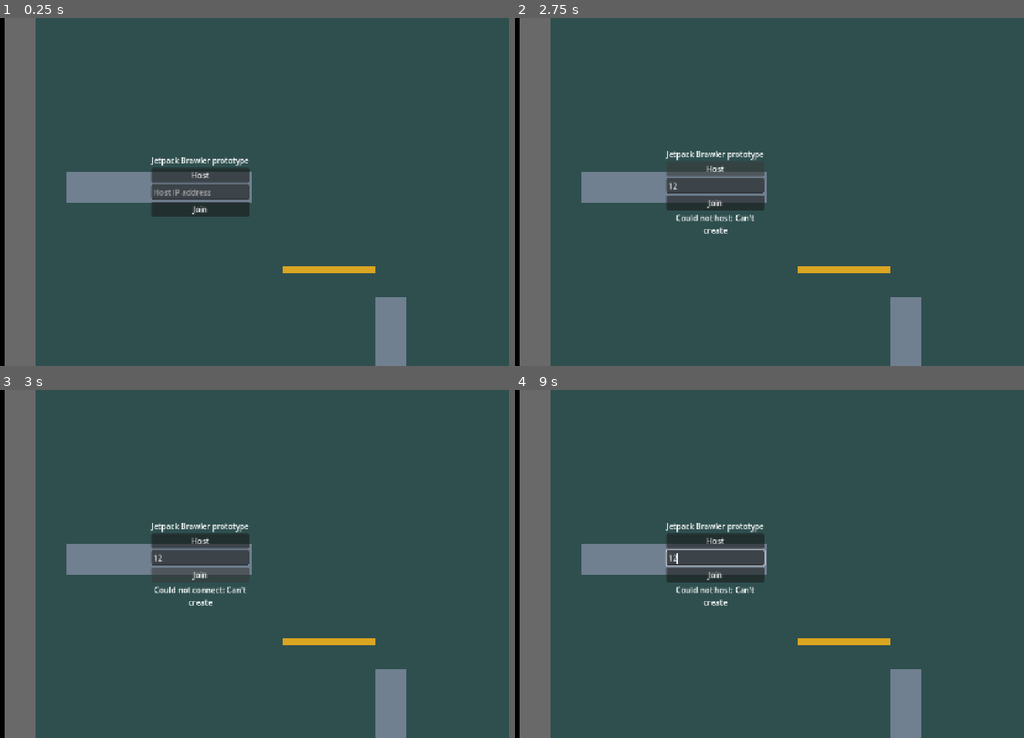
Above: before the commit, frames 1-4 (two rows, left to right).
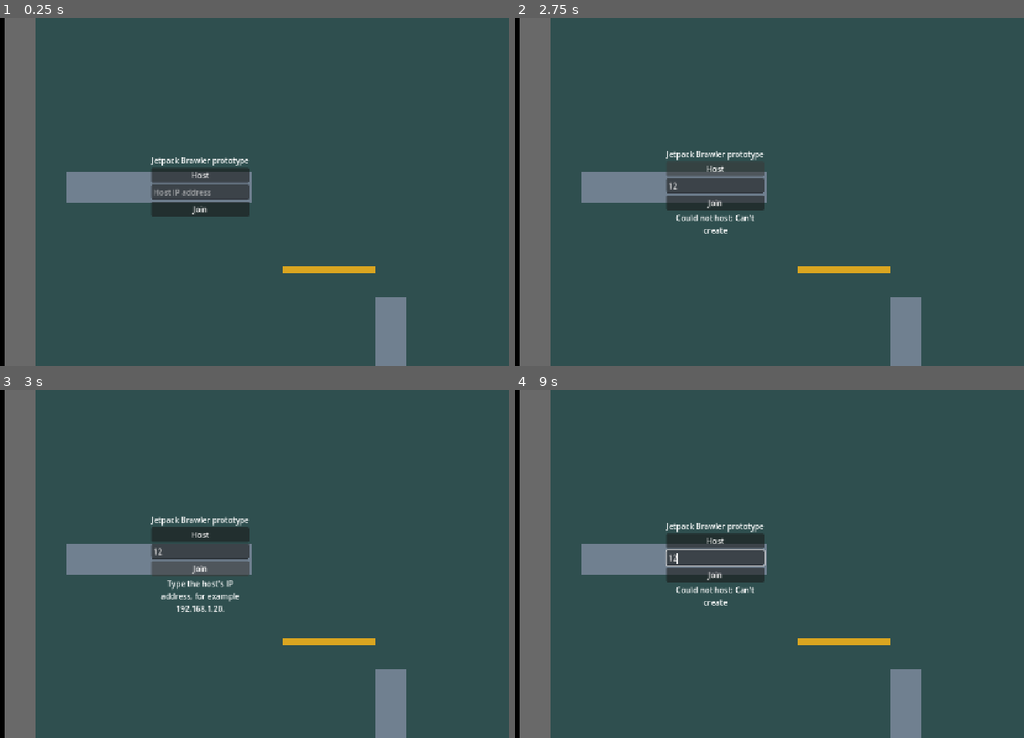
Above: after the commit, the same moments.

Repository: Rahulreddy-23/JetPack-Brawler
Game: Godot game, scene res://scenes/main.tscn
Same seed, same stepped clock (60 frames per second), same inputs: the game is played once before the commit and once after it.
Inputs (mouse positions are in pixels of both pictures, inside the frame that each line leads up to):
- Up to frame 1 (0.25 s): no input
- Up to frame 2 (2.75 s): click (713, 192) at 0.52 s; type "12" at 0.6 s; click "Host" at 1.25 s; click "Host" at 2 s
- Up to frame 3 (3 s): click "Join" at 2.75 s
- Up to frame 4 (9 s): click "Host" at 3.5 s; move the mouse to (850, 546) at 4.27 s; hold D (move_right, bound only after the commit) 4.28-5 s; tap one key every 1.5 s from 4.35 s: 1 3 5 1; click (850, 546) at 4.42 s; drag from (591, 581) to (682, 633) at 5.02 s; move the mouse to (774, 487) at 5.77 s; hold D (move_right, bound only after the commit) 5.78-6.5 s; drag from (682, 633) to (530, 511) at 6.52 s; move the mouse to (901, 616) at 7.27 s; hold A (move_left, bound only after the commit) 7.28-8 s; drag from (530, 511) to (621, 477) at 8.02 s; move the mouse to (744, 564) at 8.77 s; hold S (move_down, bound only after the commit) from 8.78 s (still down); click (744, 564) at 8.92 s

Frames 1-2 are identical in both runs. In frame 3, 2.0% of the frame differs, in the area x 29-50%, y 36-64%; in frame 4, nothing differs.

Commit message:
Fix touch, session and menu defects accepted from the geminiceo audit
- Touch controls release every finger and action when the app loses focus
  or pauses; before, the move stick stayed held and the next touch drove
  the wrong stick.
- Touch controls are hidden on the menu and shown only during a session.
- A drag from an untracked finger no longer republishes input.
- The player limit counts accepted peers, so a fifth player who is being
  turned away cannot block a real one.
- A stale bot's exit can no longer unregister its replacement.
- host() and join() refuse to run while a session is active.
- The join address must be a valid IP address, with a length limit.
- The host turns off client-to-client relaying.
- The HUD and touch overlay redraw only when their state changes.

Each fix has a test that failed before it. Reviewed by the Opus reviewer:
approved, no blocking findings. Not tested on a phone.

Co-Authored-By: Claude Fable 5.2 <noreply@anthropic.com>

Diff:
--- a/scripts/game/main.gd
+++ b/scripts/game/main.gd
@@ -10,6 +10,7 @@
 var _probe: SmokeProbe = null
 var _role: String = "menu"
 var _joined_text: String = ""
+var _touch_capable: bool = false
 
 @onready var _session: Session = $Session as Session
 @onready var _spawner: BotSpawner = $BotSpawner as BotSpawner
@@ -25,7 +26,8 @@
 		push_error("netfox tickrate %d differs from config tick_rate %d" % [NetworkTime.tickrate, _cfg.tick_rate])
 
 	_touch.use_mouse = _args.touch_ui
-	_touch.visible = _args.touch_ui or DisplayServer.is_touchscreen_available()
+	_touch_capable = _args.touch_ui or DisplayServer.is_touchscreen_available()
+	_touch.visible = false
 	_spawner.autopilot = _args.autopilot
 	_spawner.bot_spawned.connect(_on_bot_spawned)
 	_session.ended.connect(_on_session_ended)
@@ -68,20 +70,24 @@
 		_menu.show_menu("Could not host: %s" % error_string(err))
 		return
 	_role = "host"
+	_touch.visible = _touch_capable
 	var addresses: PackedStringArray = Session.local_ipv4_addresses()
 	var text: String = "Hosting on %s port %d" % [", ".join(addresses) if not addresses.is_empty() else "no network address found", _port()]
 	_menu.show_session(text)
 	print("LISTENING port=%d" % _port())
 
 func _on_join(address: String) -> void:
-	if address.is_empty():
-		_menu.show_menu("Type the host's IP address first.")
+	address = address.strip_edges()
+	# A name would make ENet look it up, which blocks the game while offline.
+	if not address.is_valid_ip_address():
+		_menu.show_menu("Type the host's IP address, for example 192.168.1.20.")
 		return
 	var err: Error = _session.join(address, _port())
 	if err != OK:
 		_menu.show_menu("Could not connect: %s" % error_string(err))
 		return
 	_role = "client"
+	_touch.visible = _touch_capable
 	_joined_text = "Joined %s port %d" % [address, _port()]
 	_menu.show_session("Connecting to %s port %d..." % [address, _port()])
 
@@ -99,6 +105,7 @@
 	_hud.bot = null
 	_joined_text = ""
 	_role = "menu"
+	_touch.visible = false
 	_menu.show_menu(message)
 
 func _on_bot_spawned(bot: Bot) -> void:
--- a/scripts/net/bot_spawner.gd
+++ b/scripts/net/bot_spawner.gd
@@ -85,9 +85,11 @@
 	input.autopilot = autopilot and peer_id == multiplayer.get_unique_id()
 	input.autopilot_delay_ticks = _cfg.tick_rate
 	_bots[peer_id] = bot
-	bot.tree_exited.connect(_on_bot_exited.bind(peer_id))
+	bot.tree_exited.connect(_on_bot_exited.bind(bot, peer_id))
 	bot_spawned.emit(bot)
 	return bot
 
-func _on_bot_exited(peer_id: int) -> void:
-	_bots.erase(peer_id)
+# A replaced bot may exit after its replacement is registered; leave that one alone.
+func _on_bot_exited(bot: Bot, peer_id: int) -> void:
+	if _bots.get(peer_id) == bot:
+		_bots.erase(peer_id)
--- a/scripts/net/session.gd
+++ b/scripts/net/session.gd
@@ -13,11 +13,14 @@
 
 var _active: bool = false
 var _reason: String = ""
+## Peers the server let in. A peer being turned away is connected but not in here.
+var _accepted: Dictionary[int, bool] = {}
 var _cfg: TuningConfig = TuningConfig.get_default()
 
 func _ready() -> void:
 	multiplayer.connection_failed.connect(_on_connection_failed)
 	multiplayer.server_disconnected.connect(_on_server_disconnected)
+	multiplayer.peer_disconnected.connect(func(id: int) -> void: _accepted.erase(id))
 	NetworkEvents.on_peer_join.connect(_on_peer_join)
 
 ## True while hosting or connected.
@@ -27,17 +30,23 @@
 ## Start a host. max_players counts the host itself. One spare slot lets a
 ## player past the limit connect long enough to be told the match is full.
 func host(port: int, max_players: int) -> Error:
+	if _active:
+		return ERR_ALREADY_IN_USE
 	var peer: ENetMultiplayerPeer = ENetMultiplayerPeer.new()
 	var err: Error = peer.create_server(port, max_players - 1 + _cfg.spare_connection_slots)
 	if err != OK:
 		return err
 	multiplayer.multiplayer_peer = peer
+	# Clients may only talk to the server, never directly to each other.
+	(multiplayer as SceneMultiplayer).server_relay = false
 	_active = true
 	_reason = ""
 	return OK
 
 ## Connect to a host at a typed IP address.
 func join(address: String, port: int) -> Error:
+	if _active:
+		return ERR_ALREADY_IN_USE
 	var peer: ENetMultiplayerPeer = ENetMultiplayerPeer.new()
 	var err: Error = peer.create_client(address, port)
 	if err != OK:
@@ -55,6 +64,7 @@
 	if multiplayer.multiplayer_peer != null:
 		multiplayer.multiplayer_peer.close()
 	multiplayer.multiplayer_peer = OfflineMultiplayerPeer.new()
+	_accepted.clear()
 	_active = false
 
 ## Non-loopback IPv4 addresses of this machine, for the host screen.
@@ -65,12 +75,12 @@
 			result.append(address)
 	return result
 
-# Server only. Every connected peer counts, including ones still syncing their
-# clock, plus the host's own bot.
+# Server only. Every accepted peer counts, including ones still syncing their
+# clock, plus the host's own bot and the newcomer. Peers being turned away do not.
 func _on_peer_join(id: int) -> void:
 	if not multiplayer.is_server():
 		return
-	if multiplayer.get_peers().size() + 1 > _cfg.max_players:
+	if _accepted.size() + 2 > _cfg.max_players:
 		_match_full.rpc_id(id)
 		# ENet drops packets still queued for a peer when it is disconnected, so
 		# give the notice time to leave first.
@@ -78,6 +88,7 @@
 		if multiplayer.get_peers().has(id):
 			multiplayer.multiplayer_peer.disconnect_peer(id)
 		return
+	_accepted[id] = true
 	peer_accepted.emit(id)
 
 # Only the server (this node's authority) may call this; clients just receive it.
--- a/scripts/ui/hud.gd
+++ b/scripts/ui/hud.gd
@@ -6,13 +6,24 @@
 var bot: Bot = null
 
 var _cfg: TuningConfig = TuningConfig.get_default()
+var _drawn_has_bot: bool = false
+var _drawn_fuel: float = 0.0
+var _drawn_dash_ready: bool = false
 
 func _ready() -> void:
 	set_anchors_and_offsets_preset(Control.PRESET_FULL_RECT)
 	mouse_filter = Control.MOUSE_FILTER_IGNORE
 
 func _process(_delta: float) -> void:
-	queue_redraw()
+	# Redraw only when something the HUD shows has changed.
+	var has_bot: bool = bot != null and is_instance_valid(bot)
+	var fuel: float = bot.fuel_fraction() if has_bot else 0.0
+	var dash_ready: bool = bot.is_dash_ready() if has_bot else false
+	if has_bot != _drawn_has_bot or fuel != _drawn_fuel or dash_ready != _drawn_dash_ready:
+		_drawn_has_bot = has_bot
+		_drawn_fuel = fuel
+		_drawn_dash_ready = dash_ready
+		queue_redraw()
 
 func _draw() -> void:
 	if bot == null or not is_instance_valid(bot):
--- a/scripts/ui/menu.gd
+++ b/scripts/ui/menu.gd
@@ -6,6 +6,9 @@
 signal host_pressed
 signal join_pressed(address: String)
 signal leave_pressed
+
+## Longest IP literal: a full IPv6 address is 39 characters, 45 with an embedded IPv4 tail.
+const ADDRESS_MAX_LENGTH: int = 45
 
 var _form: VBoxContainer
 var _message: Label
@@ -51,6 +54,7 @@
 
 	_address_field = LineEdit.new()
 	_address_field.placeholder_text = "Host IP address"
+	_address_field.max_length = ADDRESS_MAX_LENGTH
 	_address_field.virtual_keyboard_type = LineEdit.KEYBOARD_TYPE_URL
 	_address_field.gui_input.connect(_on_address_input)
 	_form.add_child(_address_field)
--- a/scripts/ui/touch_controls.gd
+++ b/scripts/ui/touch_controls.gd
@@ -22,9 +22,17 @@
 		return ((position - origin) / radius).limit_length(1.0) if finger != -1 else Vector2.ZERO
 
 func _ready() -> void:
+	# The actions must exist before any touch, and no bot has registered them yet on the menu.
+	InputActions.ensure_registered()
 	set_anchors_and_offsets_preset(Control.PRESET_FULL_RECT)
 	mouse_filter = Control.MOUSE_FILTER_IGNORE
 	visibility_changed.connect(_on_visibility_changed)
+	resized.connect(queue_redraw)
+
+func _notification(what: int) -> void:
+	# A finger lifted while the app is in the background never sends its release.
+	if what == NOTIFICATION_APPLICATION_FOCUS_OUT or what == NOTIFICATION_APPLICATION_PAUSED:
+		_release_all()
 
 func _input(event: InputEvent) -> void:
 	if not is_visible_in_tree():
@@ -41,9 +49,6 @@
 			_touch(0, button.position, button.pressed)
 	elif use_mouse and event is InputEventMouseMotion:
 		_drag(0, (event as InputEventMouseMotion).position)
-
-func _process(_delta: float) -> void:
-	queue_redraw()
 
 func _draw() -> void:
 	var fill: Color = Color(Color.WHITE, _cfg.overlay_alpha / 2.0)
@@ -90,13 +95,17 @@
 		if index == _aim.finger:
 			_aim.finger = -1
 			_publish()
+	queue_redraw()
 
 func _drag(index: int, pos: Vector2) -> void:
 	if index == _move.finger:
 		_move.position = pos
 	elif index == _aim.finger:
 		_aim.position = pos
+	else:
+		return
 	_publish()
+	queue_redraw()
 
 func _publish() -> void:
 	_set_axis(InputActions.MOVE_LEFT, InputActions.MOVE_RIGHT, InputActions.MOVE_UP, InputActions.MOVE_DOWN, _move.value(_cfg.stick_radius_px))
@@ -116,8 +125,12 @@
 
 func _on_visibility_changed() -> void:
 	if not is_visible_in_tree():
-		_move.finger = -1
-		_aim.finger = -1
-		_dash_finger = -1
-		_publish()
-		Input.action_release(InputActions.DASH)
+		_release_all()
+
+func _release_all() -> void:
+	_move.finger = -1
+	_aim.finger = -1
+	_dash_finger = -1
+	_publish()
+	Input.action_release(InputActions.DASH)
+	queue_redraw()
--- /dev/null
+++ b/tests/test_bot_spawner_exit.gd
@@ -0,0 +1,37 @@
+extends Node
+## A stale bot's exit must not unregister its replacement.
+## Run after importing: godot --headless res://tests/test_bot_spawner_exit.tscn
+
+func _ready() -> void:
+	_run.call_deferred()
+
+func _run() -> void:
+	var spawner: BotSpawner = BotSpawner.new()
+	spawner.bot_scene = load("res://scenes/bot.tscn") as PackedScene
+	spawner.layout = load("res://config/smelter.tres") as ArenaLayout
+	get_tree().root.add_child(spawner)
+	await get_tree().process_frame
+	var old_bot: Bot = spawner._spawn_bot({"peer_id": 1, "slot": 0}) as Bot
+	get_tree().root.add_child(old_bot)
+	var new_bot: Bot = spawner._spawn_bot({"peer_id": 1, "slot": 0}) as Bot
+	get_tree().root.add_child(new_bot)
+	await get_tree().process_frame
+	var failed: bool = false
+	if spawner.get_bots().get(1) != new_bot:
+		print("FAIL replacement is not the registered bot")
+		failed = true
+	old_bot.free()
+	await get_tree().process_frame
+	if spawner.get_bots().get(1) != new_bot:
+		print("FAIL the old bot's exit unregistered its replacement")
+		failed = true
+	else:
+		print("PASS replacement still registered after the old bot was freed")
+	new_bot.free()
+	await get_tree().process_frame
+	if spawner.get_bots().has(1):
+		print("FAIL the current bot's exit did not unregister it")
+		failed = true
+	else:
+		print("PASS the current bot's exit unregisters it")
+	get_tree().quit(1 if failed else 0)
--- /dev/null
+++ b/tests/test_bot_spawner_exit.tscn
@@ -0,0 +1,6 @@
+[gd_scene format=3]
+
+[ext_resource type="Script" path="res://tests/test_bot_spawner_exit.gd" id="1"]
+
+[node name="Test" type="Node"]
+script = ExtResource("1")
--- /dev/null
+++ b/tests/test_main_touch.gd
@@ -0,0 +1,44 @@
+extends Node
+## Main: touch controls are hidden on the menu and shown only while a session runs;
+## the join address must be an IP address.
+## Run: godot --headless res://tests/test_main_touch.tscn -- --touch-ui --port=N
+
+var _failed: bool = false
+
+func _ready() -> void:
+	_run.call_deferred()
+
+func _check(ok: bool, label: String) -> void:
+	print(("PASS " if ok else "FAIL ") + label)
+	if not ok:
+		_failed = true
+
+func _run() -> void:
+	var main: Main = (load("res://scenes/main.tscn") as PackedScene).instantiate() as Main
+	get_tree().root.add_child(main)
+	await get_tree().process_frame
+	await get_tree().process_frame
+	var touch: TouchControls = main.get_node("TouchLayer/Touch") as TouchControls
+	var session: Session = main.get_node("Session") as Session
+	var menu: Menu = main.get_node("MenuLayer/Menu") as Menu
+
+	_check(not touch.visible, "touch controls hidden on the menu")
+	_check(menu._address_field.max_length >= 39, "address field fits an IPv6 literal")
+
+	for bad: String in ["", "   ", "localhost", "host.example.com", "192.168.1"]:
+		menu.show_menu("")
+		main._on_join(bad)
+		_check(not session.is_active() and session.multiplayer.multiplayer_peer is OfflineMultiplayerPeer, "no connection attempt for '%s'" % bad)
+		_check(not menu._message.text.is_empty(), "message shown for '%s'" % bad)
+		_check(not touch.visible, "touch controls still hidden after refused '%s'" % bad)
+
+	main._on_join("  127.0.0.1 ")
+	_check(session.is_active(), "valid IPv4 address is passed to join")
+	main._on_leave()
+	_check(not session.is_active(), "left")
+
+	main._on_host()
+	_check(touch.visible, "touch controls shown after Host")
+	main._on_leave()
+	_check(not touch.visible, "touch controls hidden after Leave")
+	get_tree().quit(1 if _failed else 0)
--- /dev/null
+++ b/tests/test_main_touch.tscn
@@ -0,0 +1,6 @@
+[gd_scene format=3]
+
+[ext_resource type="Script" path="res://tests/test_main_touch.gd" id="1"]
+
+[node name="Test" type="Node"]
+script = ExtResource("1")
--- /dev/null
+++ b/tests/test_relay.gd
@@ -0,0 +1,47 @@
+extends Node
+## Used by tests/net_relay.sh: a client must not be able to send an RPC to another client.
+##   -- --role=host --port=N                  : host, print every ping that arrives
+##   -- --role=target --port=N                : join, print its own id, print every ping that arrives
+##   -- --role=sender --port=N --target=ID    : join, ping the host (control) and the target client
+## Pings are printed as "GOT <text> from <id>". Runs for --seconds, then quits.
+
+var _role: String = "host"
+var _port: int = 0
+var _target: int = 0
+var _seconds: float = 10.0
+var _session: Session = null
+
+func _ready() -> void:
+	for arg: String in OS.get_cmdline_user_args():
+		var value: String = arg.get_slice("=", 1)
+		match arg.get_slice("=", 0):
+			"--role":
+				_role = value
+			"--port":
+				_port = value.to_int()
+			"--target":
+				_target = value.to_int()
+			"--seconds":
+				_seconds = value.to_float()
+	_session = Session.new()
+	add_child(_session)
+	get_tree().create_timer(_seconds).timeout.connect(get_tree().quit)
+	_run.call_deferred()
+
+@rpc("any_peer", "call_remote", "reliable")
+func ping(text: String) -> void:
+	print("GOT %s from %d" % [text, multiplayer.get_remote_sender_id()])
+
+func _run() -> void:
+	if _role == "host":
+		print("LISTENING" if _session.host(_port, TuningConfig.get_default().max_players) == OK else "HOST FAILED")
+		return
+	if _session.join("127.0.0.1", _port) != OK:
+		print("JOIN FAILED")
+		return
+	await multiplayer.connected_to_server
+	print("ID %d" % multiplayer.get_unique_id())
+	if _role == "sender":
+		await get_tree().create_timer(1.0).timeout
+		ping.rpc_id(1, "control")
+		ping.rpc_id(_target, "direct")
--- /dev/null
+++ b/tests/test_relay.tscn
@@ -0,0 +1,6 @@
+[gd_scene format=3]
+
+[ext_resource type="Script" path="res://tests/test_relay.gd" id="1"]
+
+[node name="RelayTest" type="Node"]
+script = ExtResource("1")
--- /dev/null
+++ b/tests/test_session_full.gd
@@ -0,0 +1,102 @@
+extends Node
+## A rejected player waiting out its notice must not count against the limit: with
+## four players in and a fifth being turned away, one leaves and a new one joins
+## inside the notice window and is accepted.
+## Run: godot --headless res://tests/test_session_full.tscn -- --port=N
+## Exit 0 pass, 1 fail, 2 inconclusive (the steps did not fit in the notice window).
+
+var _failed: bool = false
+var _session: Session = null
+var _accepted: Array[int] = []
+var _connected: Array[int] = []
+
+func _ready() -> void:
+	_run.call_deferred()
+
+func _check(ok: bool, label: String) -> void:
+	print(("PASS " if ok else "FAIL ") + label)
+	if not ok:
+		_failed = true
+
+func _port() -> int:
+	for arg: String in OS.get_cmdline_user_args():
+		if arg.begins_with("--port="):
+			return arg.get_slice("=", 1).to_int()
+	return 25291
+
+# Raw ENet client: it never speaks the scene protocol, it only holds a connection.
+func _connect_client(port: int) -> ENetMultiplayerPeer:
+	var peer: ENetMultiplayerPeer = ENetMultiplayerPeer.new()
+	peer.create_client("127.0.0.1", port)
+	return peer
+
+func _poll_all(clients: Array[ENetMultiplayerPeer]) -> void:
+	for client: ENetMultiplayerPeer in clients:
+		client.poll()
+	await get_tree().process_frame
+
+# Polls the clients every frame until the server has seen `count` more connections.
+func _wait_connections(clients: Array[ENetMultiplayerPeer], count: int) -> bool:
+	var target: int = _connected.size() + count
+	var deadline: int = Time.get_ticks_msec() + 3000
+	while _connected.size() < target:
+		await _poll_all(clients)
+		if Time.get_ticks_msec() > deadline:
+			return false
+	return true
+
+func _wait_gone(clients: Array[ENetMultiplayerPeer], id: int) -> void:
+	var deadline: int = Time.get_ticks_msec() + 3000
+	while _session.multiplayer.get_peers().has(id) and Time.get_ticks_msec() < deadline:
+		await _poll_all(clients)
+
+func _run() -> void:
+	var port: int = _port()
+	var cfg: TuningConfig = TuningConfig.get_default()
+	_session = Session.new()
+	get_tree().root.add_child(_session)
+	await get_tree().process_frame
+	_session.peer_accepted.connect(func(id: int) -> void: _accepted.append(id))
+	_session.multiplayer.peer_connected.connect(func(id: int) -> void: _connected.append(id))
+	_check(_session.host(port, cfg.max_players) == OK, "host starts")
+
+	var clients: Array[ENetMultiplayerPeer] = []
+	for i: int in cfg.max_players - 1:
+		clients.append(_connect_client(port))
+		if not await _wait_connections(clients, 1):
+			_check(false, "client %d connected" % i)
+			get_tree().quit(1)
+			return
+	_check(_accepted.size() == cfg.max_players - 1, "the first %d players are accepted" % (cfg.max_players - 1))
+
+	# The fifth player is turned away but stays connected until the notice has gone out.
+	var window_start: int = Time.get_ticks_msec()
+	clients.append(_connect_client(port))
+	if not await _wait_connections(clients, 1):
+		_check(false, "fifth client connected")
+		get_tree().quit(1)
+		return
+	var fifth_id: int = _connected[_connected.size() - 1]
+	_check(not _accepted.has(fifth_id), "fifth player is not accepted")
+
+	# One real player leaves inside the window, and a new one joins.
+	var leaver_id: int = _connected[0]
+	clients[0].close()
+	clients.remove_at(0)
+	await _wait_gone(clients, leaver_id)
+	clients.append(_connect_client(port))
+	var joined: bool = await _wait_connections(clients, 1)
+	var elapsed: float = float(Time.get_ticks_msec() - window_start) / 1000.0
+	if not joined or elapsed >= cfg.reject_notice_seconds:
+		print("INCONCLUSIVE steps took %.2f s, window is %.2f s" % [elapsed, cfg.reject_notice_seconds])
+		get_tree().quit(2)
+		return
+	var newcomer_id: int = _connected[_connected.size() - 1]
+	_check(_accepted.has(newcomer_id), "new player is accepted while the fifth is still being turned away")
+
+	# The notice delay is kept: the rejected player is dropped afterwards.
+	await _wait_gone(clients, fifth_id)
+	_check(not _session.multiplayer.get_peers().has(fifth_id), "rejected player is disconnected after the notice")
+	_check(not _accepted.has(fifth_id), "rejected player never accepted")
+	_session.leave()
+	get_tree().quit(1 if _failed else 0)
--- /dev/null
+++ b/tests/test_session_full.tscn
@@ -0,0 +1,6 @@
+[gd_scene format=3]
+
+[ext_resource type="Script" path="res://tests/test_session_full.gd" id="1"]
+
+[node name="Test" type="Node"]
+script = ExtResource("1")
--- /dev/null
+++ b/tests/test_session_guard.gd
@@ -0,0 +1,43 @@
+extends Node
+## host() and join() refuse while a session is active and change nothing.
+## Run: godot --headless res://tests/test_session_guard.tscn -- --port=N
+
+var _failed: bool = false
+
+func _ready() -> void:
+	_run.call_deferred()
+
+func _check(ok: bool, label: String) -> void:
+	print(("PASS " if ok else "FAIL ") + label)
+	if not ok:
+		_failed = true
+
+func _port() -> int:
+	for arg: String in OS.get_cmdline_user_args():
+		if arg.begins_with("--port="):
+			return arg.get_slice("=", 1).to_int()
+	return 25290
+
+func _run() -> void:
+	var session: Session = Session.new()
+	get_tree().root.add_child(session)
+	await get_tree().process_frame
+	var port: int = _port()
+
+	_check(session.host(port, 4) == OK, "first host succeeds")
+	var peer: MultiplayerPeer = session.multiplayer.multiplayer_peer
+	_check(session.host(port + 1, 4) == ERR_ALREADY_IN_USE, "host while hosting is refused")
+	_check(session.join("127.0.0.1", port) == ERR_ALREADY_IN_USE, "join while hosting is refused")
+	_check(session.multiplayer.multiplayer_peer == peer, "peer unchanged after refused calls")
+	_check(session.is_active(), "still active")
+	session.leave()
+	_check(not session.is_active(), "inactive after leave")
+
+	_check(session.join("127.0.0.1", port) == OK, "join succeeds when idle")
+	peer = session.multiplayer.multiplayer_peer
+	_check(session.join("127.0.0.1", port) == ERR_ALREADY_IN_USE, "join while joined is refused")
+	_check(session.host(port + 1, 4) == ERR_ALREADY_IN_USE, "host while joined is refused")
+	_check(session.multiplayer.multiplayer_peer == peer, "peer unchanged after refused calls (client)")
+	session.leave()
+
+	get_tree().quit(1 if _failed else 0)
--- /dev/null
+++ b/tests/test_session_guard.tscn
@@ -0,0 +1,6 @@
+[gd_scene format=3]
+
+[ext_resource type="Script" path="res://tests/test_session_guard.gd" id="1"]
+
+[node name="Test" type="Node"]
+script = ExtResource("1")
--- /dev/null
+++ b/tests/test_touch_focus.gd
@@ -0,0 +1,66 @@
+extends SceneTree
+## Touch controls release everything on focus loss and ignore drags from untracked fingers.
+## Run after importing: godot --headless --script res://tests/test_touch_focus.gd
+
+var _failed: bool = false
+
+func _initialize() -> void:
+	_run.call_deferred()
+
+func _check(ok: bool, label: String) -> void:
+	print(("PASS " if ok else "FAIL ") + label)
+	if not ok:
+		_failed = true
+
+func _touch(controls: TouchControls, index: int, pos: Vector2, pressed: bool) -> void:
+	var event: InputEventScreenTouch = InputEventScreenTouch.new()
+	event.index = index
+	event.position = pos
+	event.pressed = pressed
+	controls._input(event)
+
+func _drag(controls: TouchControls, index: int, pos: Vector2) -> void:
+	var event: InputEventScreenDrag = InputEventScreenDrag.new()
+	event.index = index
+	event.position = pos
+	controls._input(event)
+
+func _run() -> void:
+	InputActions.ensure_registered()
+	var controls: TouchControls = TouchControls.new()
+	root.add_child(controls)
+	await process_frame
+	await process_frame
+	var move_start: Vector2 = Vector2(100.0, controls.size.y * 0.5)
+	var aim_start: Vector2 = Vector2(controls.size.x * 0.8, controls.size.y * 0.5)
+	var dash_pos: Vector2 = controls.size - TuningConfig.get_default().dash_button_offset_px
+
+	# Hold the move stick (finger 0) and the dash button (finger 1), then lose focus.
+	_touch(controls, 0, move_start, true)
+	_drag(controls, 0, move_start + Vector2(60.0, 0.0))
+	_touch(controls, 1, dash_pos, true)
+	_check(Input.get_action_strength(InputActions.MOVE_RIGHT) > 0.0, "move stick drives move_right")
+	_check(Input.is_action_pressed(InputActions.DASH), "dash button presses dash")
+	controls.notification(Node.NOTIFICATION_APPLICATION_FOCUS_OUT)
+	_check(Input.get_action_strength(InputActions.MOVE_RIGHT) == 0.0, "focus out: move neutral")
+	_check(not Input.is_action_pressed(InputActions.DASH), "focus out: dash released")
+	_touch(controls, 0, aim_start, true)
+	_drag(controls, 0, aim_start + Vector2(60.0, 0.0))
+	_check(Input.get_action_strength(InputActions.AIM_RIGHT) > 0.0, "after focus out a new finger 0 in the aim zone drives aim")
+	_check(Input.get_action_strength(InputActions.MOVE_RIGHT) == 0.0, "after focus out that finger does not drive move")
+	_touch(controls, 0, aim_start, false)
+
+	# Pause releases too.
+	_touch(controls, 0, move_start, true)
+	_drag(controls, 0, move_start + Vector2(0.0, -60.0))
+	_check(Input.get_action_strength(InputActions.MOVE_UP) > 0.0, "move stick drives move_up")
+	controls.notification(Node.NOTIFICATION_APPLICATION_PAUSED)
+	_check(Input.get_action_strength(InputActions.MOVE_UP) == 0.0, "pause: move neutral")
+
+	# A drag from a finger that holds nothing must not touch held actions (keyboard).
+	Input.action_press(InputActions.MOVE_LEFT, 1.0)
+	_drag(controls, 7, move_start)
+	_check(Input.get_action_strength(InputActions.MOVE_LEFT) == 1.0, "untracked drag leaves keyboard movement alone")
+	Input.action_release(InputActions.MOVE_LEFT)
+
+	quit(1 if _failed else 0)
Not shown, added: tests/test_bot_spawner_exit.gd.uid
Not shown, added: tests/test_main_touch.gd.uid
Not shown, added: tests/test_relay.gd.uid
Not shown, added: tests/test_session_full.gd.uid
Not shown, added: tests/test_session_guard.gd.uid
Not shown, added: tests/test_touch_focus.gd.uid
Not shown, changed: docs/reviews/phase-1-findings.md
Not shown, added: tests/net_relay.sh
Not shown, changed: tests/run_all.sh
